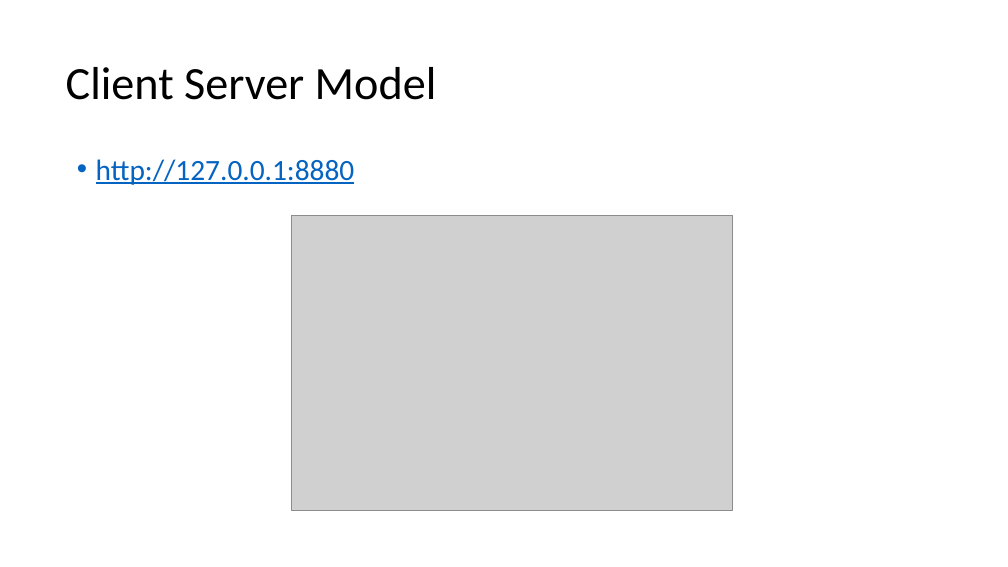
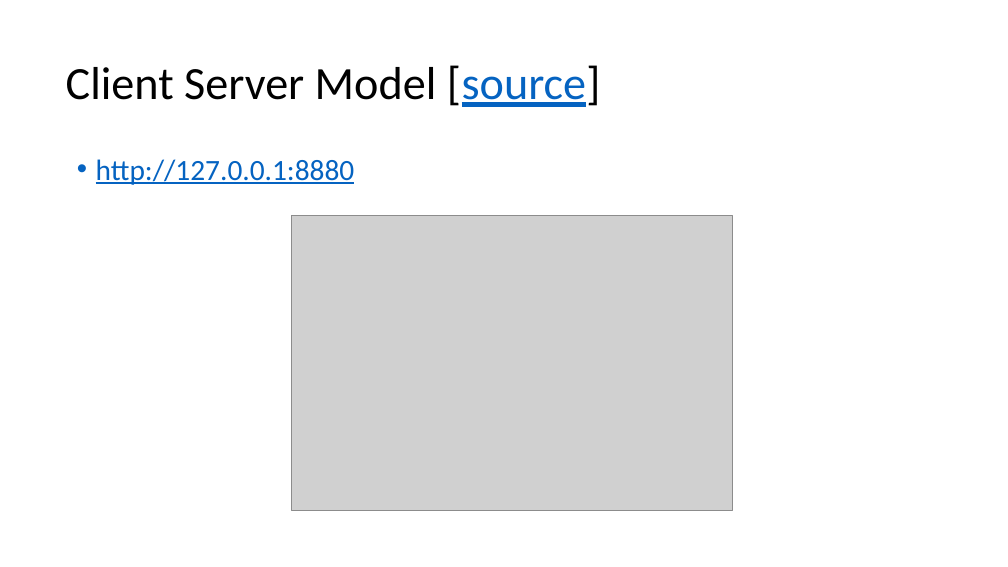
Before and after one commit to marilynwaldman/course, a slide deck: slide 11 of Hadoop/01-OperatingSystems.pptx. Drawn at 1008x567 pixels with LibreOffice and Linux fonts; fonts in the diff are those of the drawing; grey boxes stand for pictures. Boxes give left, top, right and bottom in pixels: in the first picture for what was removed or moved away, otherwise in the second. Text is boxed around its words. In the diff, an @@ line names an element or a change of style, - is before the commit and + after.

```diff
--- a/Hadoop/01-OperatingSystems.pptx
+++ b/Hadoop/01-OperatingSystems.pptx
@@ title at (66, 65, 601, 107): text changed @@
-Client Server Model
+Client Server Model [source]
```
Also in this commit, not shown: 6 other slides changed, 1 other file.
